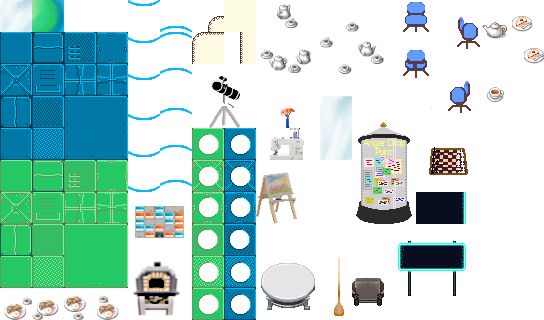
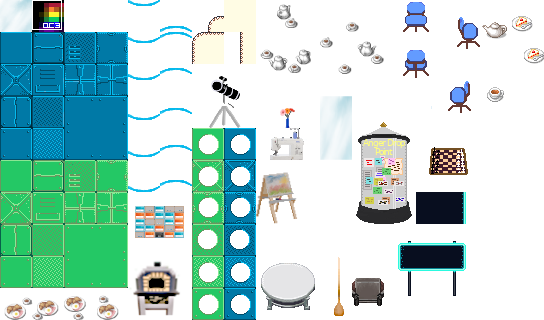
The second 544px x 320px image is a revision of the first. Changes to its layers:
renamed "1_2" to "qc", moved it above "2", painted on it over [left=32, top=0, right=64, bottom=32]
